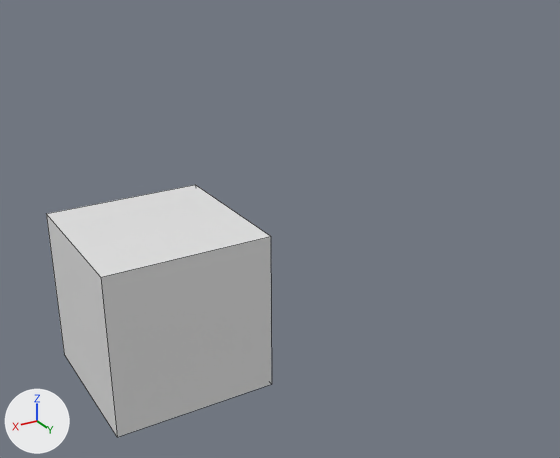
An edit to the Blender file Assets/Models/InkSlinger.blend, drawn before and after from the same camera.
The view is the same before and after, from a camera (50 mm lens) standing at (3.08, 8.0, 4.56) and looking at (-1.84, -0.2, 0.46). Every picture has the same lights, and +X, +Y and +Z are marked at lower left. Mesh edges are drawn as thin lines.
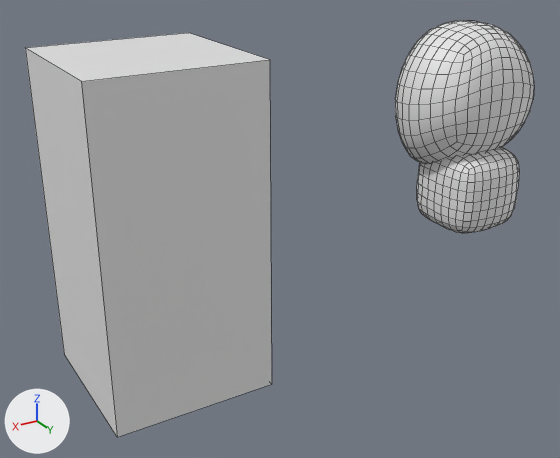
The newer file is also turned or shifted as a whole; pictures and numbers use the older file's frame.

Where the change shows, as pixel boxes (x1, y1, x2, y2) in the pictures (560 x 458 px):
'Cube', moved, rescaled (9% wider, 60% taller): before (46, 185, 272, 437); after (25, 33, 272, 437)
'Head', added: after (395, 21, 534, 164)
'Body', added: after (417, 147, 519, 233)

What changed in the scene script:
```text
Add me_cube_002:
    me_cube_002.from_pydata(...)  # 26 vertices, 24 faces; spans x -0.627..0.627, y -0.627..0.627, z -0.627..0.627
Add me_cube_1:
    me_cube_1.from_pydata(...)  # 26 vertices, 24 faces; spans x -1.24..1.24, y -1.36..0.54, z -1.33..1.0
    me_cube_1.polygons.foreach_set('use_smooth', [True] * 24)
    me_cube_1.materials.append(mat_material)  # white #e7e7e7
Change ob_cube:
    ob_cube.location: (0.0, 0.0, 0.0) -> (0.0, 0.0, 1.0)
    ob_cube.scale: (1.0, 1.0, 1.0) -> (1.0, 1.0, 2.0)
Add ob_body:
    ob_body = bpy.data.objects.new('Body', me_cube_002)
    ob_body.location = (-5.0, 0.0, 0.56)
    _m = ob_body.modifiers.new('Subdivision', 'SUBSURF')
    _m.levels = 2
Add ob_head:
    ob_head = bpy.data.objects.new('Head', me_cube_1)
    ob_head.location = (-5.0, 0.0, 2.0)
    _m = ob_head.modifiers.new('Subdivision', 'SUBSURF')
    _m.levels = 2
```
